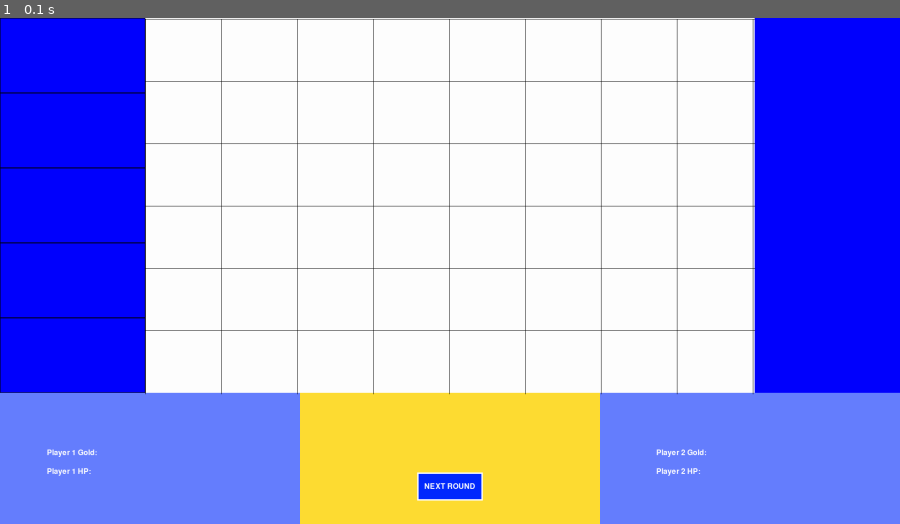
Above: before the commit, frame 1.
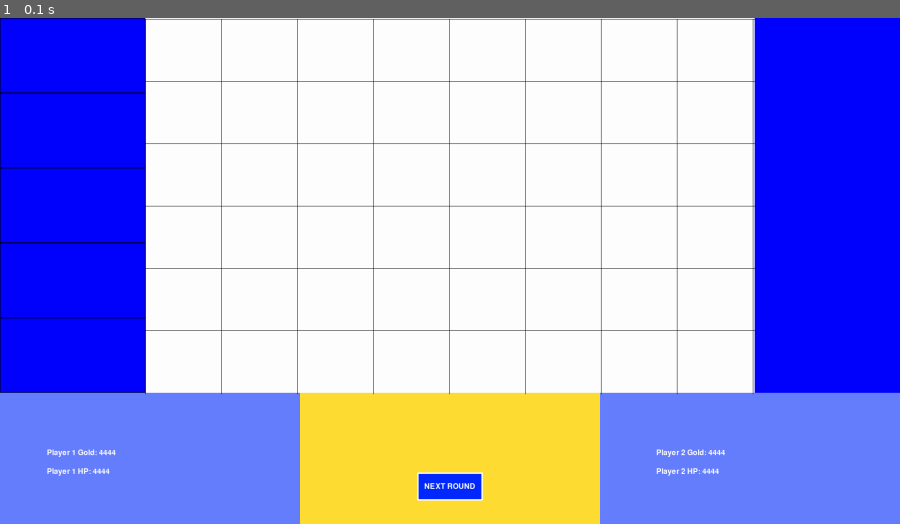
Above: after the commit, the same moment.

Repository: L-Engelhardt-Lette/SoloFightTactics
Game: pygame game, started from LudwigsTestWelt/Layout.py
Two runs of this game, one before a commit and one after it. Both use one fixed random seed, a clock stepped at 60 frames per second and the inputs below.
Inputs:
- Up to frame 1 (0.1 s): no input

The runs differ from the first frame. In frame 1, less than 0.1% of the frame differs, in the area x 10-81%, y 85-91%.

Commit message:
test value display

Diff:
--- a/LudwigsTestWelt/Layout.py
+++ b/LudwigsTestWelt/Layout.py
@@ -3,6 +3,9 @@
 
 # Initialize Pygame
 pygame.init()
+
+#Test Values
+TEST_VALUE = 4444
 
 # Constants for Game
 SCREEN_WIDTH = 1920
@@ -126,15 +129,15 @@
     screen.blit(BUTTON_surface, (BUTTON_x, BUTTON_y))
 
     # Text blocks
-    text_block1 = "Player 1 HP:"
-    text_block2 = "Player 1 Gold:"
-    text_block3 = "Player 2 HP:"
-    text_block4 = "Player 2 Gold:"
+    text_block1 = "Player 1 HP: "
+    text_block2 = "Player 1 Gold: "
+    text_block3 = "Player 2 HP: "
+    text_block4 = "Player 2 Gold: "
 
-    text_surface_block1 = text_font.render(text_block1, True, WHITE)
-    text_surface_block2 = text_font.render(text_block2, True, WHITE)
-    text_surface_block3 = text_font.render(text_block3, True, WHITE)
-    text_surface_block4 = text_font.render(text_block4, True, WHITE)
+    text_surface_block1 = text_font.render(text_block1 + str(TEST_VALUE), True, WHITE)
+    text_surface_block2 = text_font.render(text_block2 + str(TEST_VALUE), True, WHITE)
+    text_surface_block3 = text_font.render(text_block3 + str(TEST_VALUE), True, WHITE)
+    text_surface_block4 = text_font.render(text_block4 + str(TEST_VALUE), True, WHITE)
 
     text_block1_pos = (100, SCREEN_HEIGHT - 120)
     text_block2_pos = (100, SCREEN_HEIGHT - 160)
